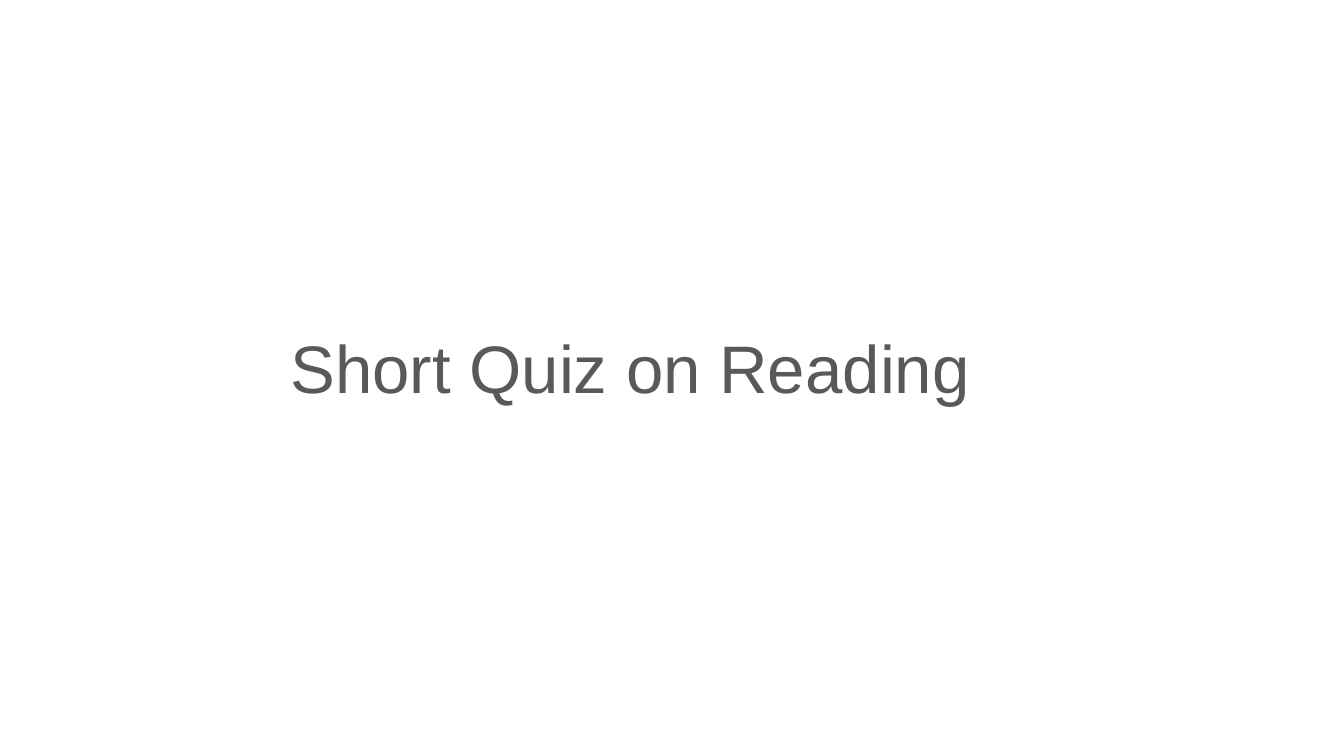
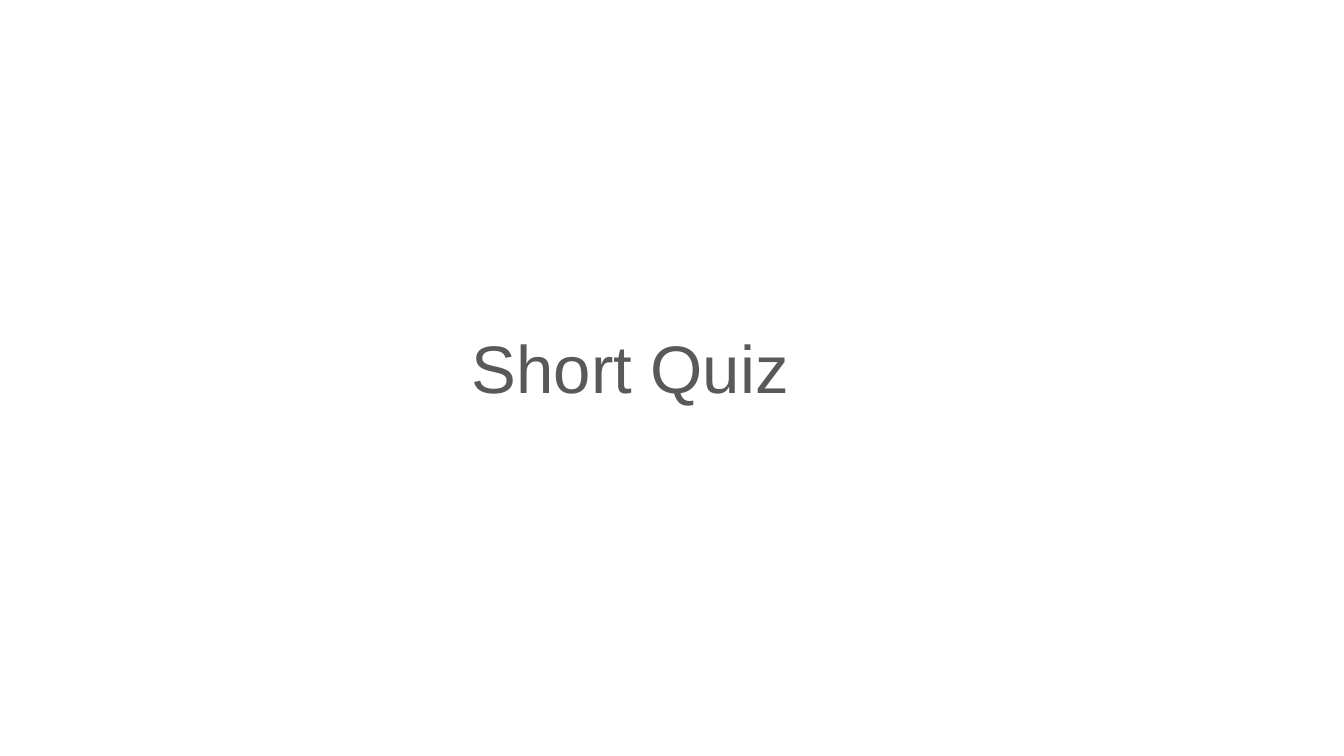
Before and after one commit to dssg/mlforpublicpolicylab, a slide deck: slide 2 of 03 - Data Exploration, Analytical Formulation, and Baselines/data-exploration.pptx. Drawn at 1344x756 pixels with LibreOffice and Linux fonts; fonts in the diff are those of the drawing. Boxes give left, top, right and bottom in pixels: in the first picture for what was removed or moved away, otherwise in the second. Text is boxed around its words. In the diff, an @@ line names an element or a change of style, - is before the commit and + after.

```diff
--- a/03 - Data Exploration, Analytical Formulation, and Baselines/data-exploration.pptx
+++ b/03 - Data Exploration, Analytical Formulation, and Baselines/data-exploration.pptx
@@ text at (472, 344, 789, 405): text changed @@
-Short Quiz on Reading
+Short Quiz
```
Also in this commit, not shown: 2 other slides changed.
